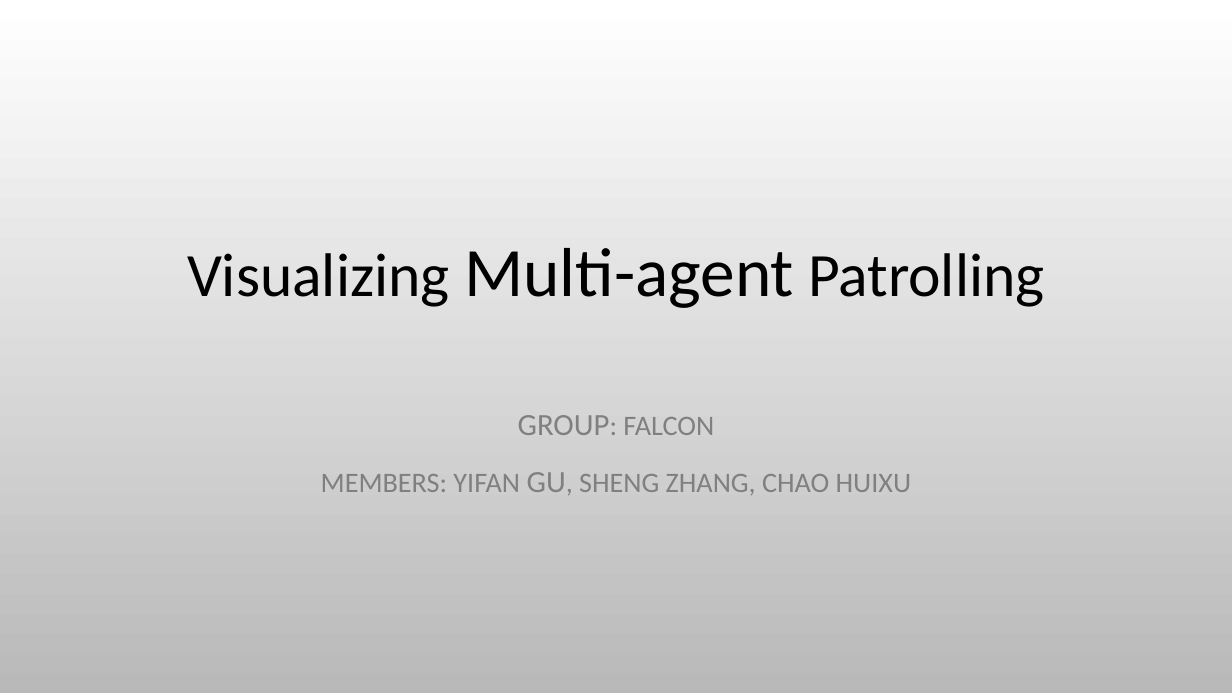
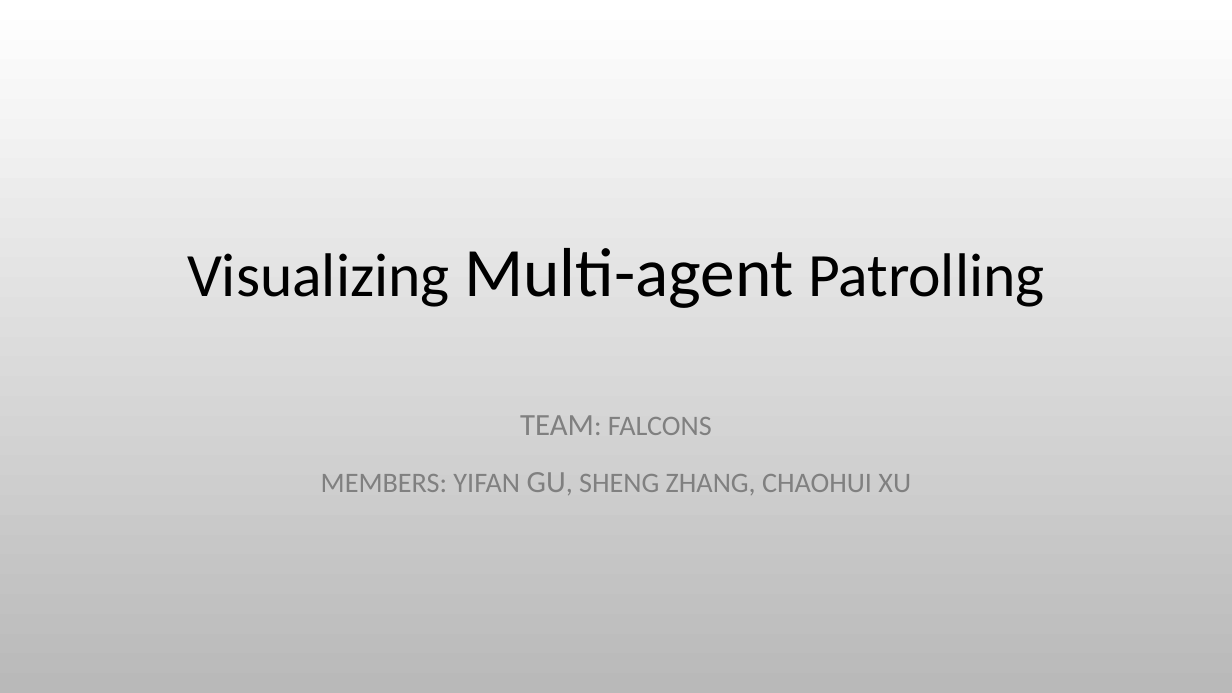
Before and after one commit to 2012215434/CS744, a slide deck: slide 1 of documents/Presentation3.pptx. Drawn at 1232x693 pixels with LibreOffice and Linux fonts; fonts in the diff are those of the drawing; background and template pictures are left out. Boxes give left, top, right and bottom in pixels: in the first picture for what was removed or moved away, otherwise in the second. Text is boxed around its words. In the diff, an @@ line names an element or a change of style, - is before the commit and + after.

Commit message:
ppt team name

```diff
--- a/documents/Presentation3.pptx
+++ b/documents/Presentation3.pptx
@@ subtitle at [321,415,911,495]: text changed @@
-GROUP: FALCON
-MEMBERS: YIFAN GU, SHENG ZHANG, CHAO HUIXU
+TEAM: FALCONS
+MEMBERS: YIFAN GU, SHENG ZHANG, CHAOHUI XU
```
Also in this commit, not shown: 2 other slides changed, 2 other files.
